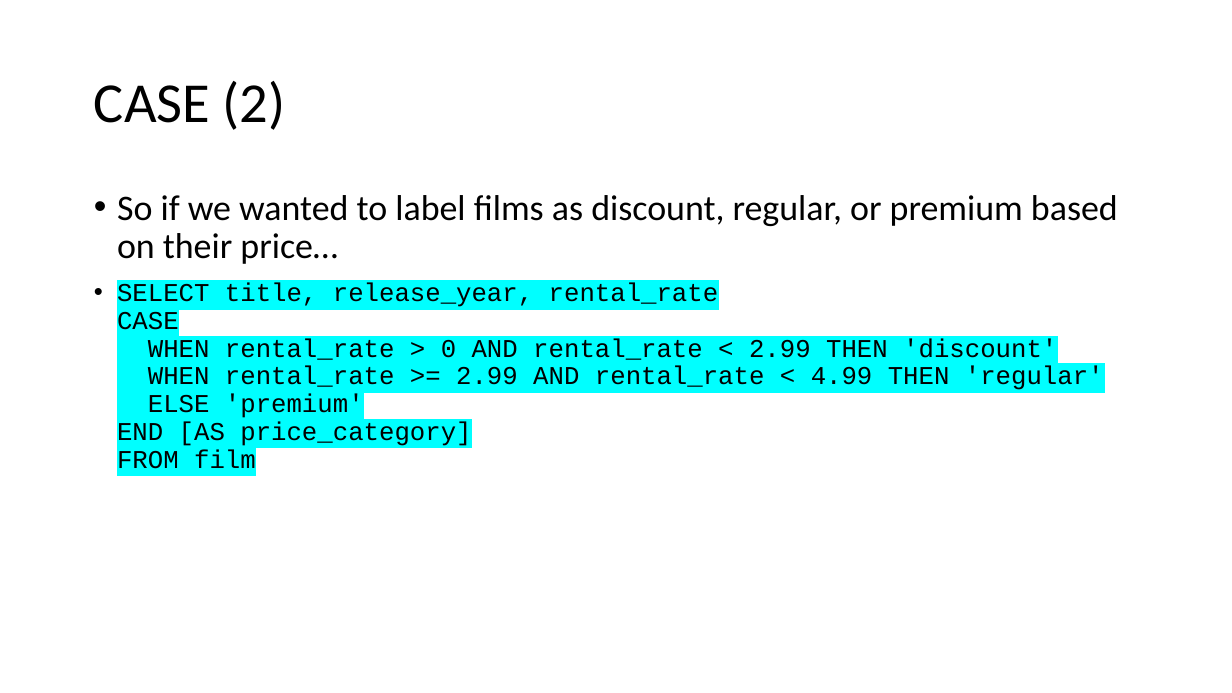
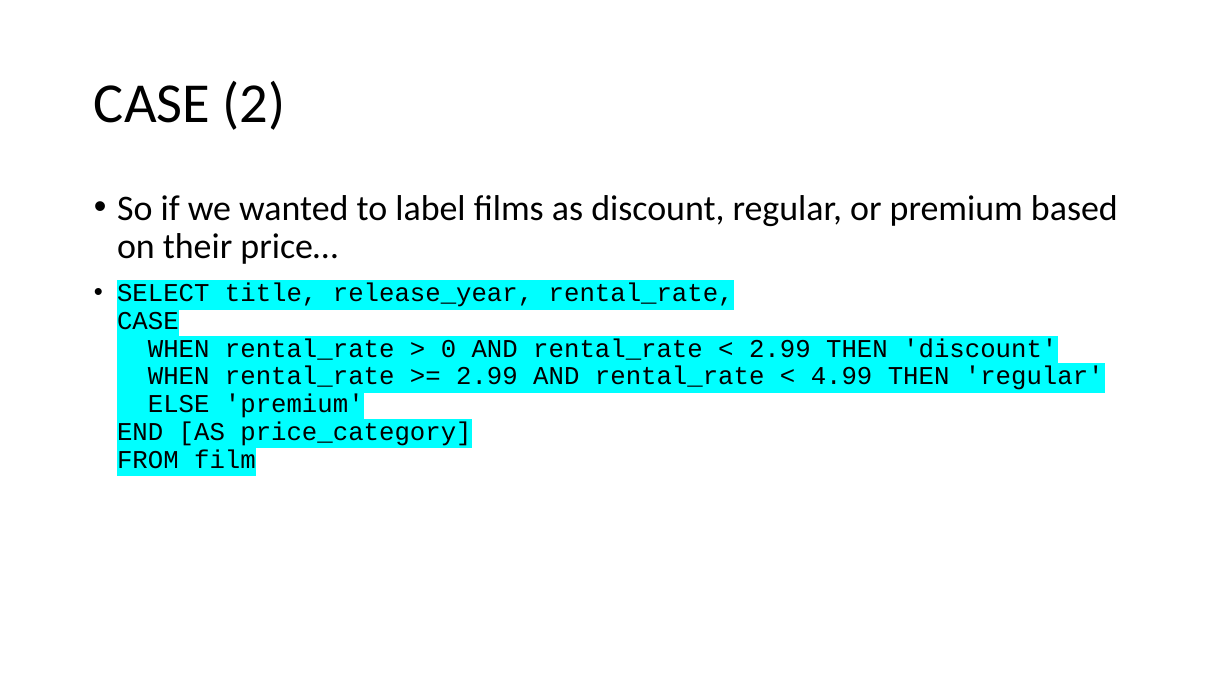
Before and after one commit to vidyasagarbhargava/AiCourse, a slide deck: slide 17 of Chapter 2. Python for Data Scientists/Module 2. SQL/2. SQL Aggregations.pptx. Drawn at 1232x693 pixels with LibreOffice and Linux fonts; fonts in the diff are those of the drawing. Boxes give left, top, right and bottom in pixels: in the first picture for what was removed or moved away, otherwise in the second. Text is boxed around its words. In the diff, an @@ line names an element or a change of style, - is before the commit and + after.

```diff
--- a/Chapter 2. Python for Data Scientists/Module 2. SQL/2. SQL Aggregations.pptx
+++ b/Chapter 2. Python for Data Scientists/Module 2. SQL/2. SQL Aggregations.pptx
@@ text at (117,282,1104,469): text changed @@
-• SELECT title, release_year, rental_rate
-  CASE
-  WHEN rental_rate > 0 AND rental_rate < 2.99 THEN 'discount'
-  WHEN rental_rate >= 2.99 AND rental_rate < 4.99 THEN 'regular'
-  ELSE 'premium'
-  END [AS price_category]
-  FROM film
+• SELECT title, release_year, rental_rate,
+  CASE
+  WHEN rental_rate > 0 AND rental_rate < 2.99 THEN 'discount'
+  WHEN rental_rate >= 2.99 AND rental_rate < 4.99 THEN 'regular'
+  ELSE 'premium'
+  END [AS price_category]
+  FROM film
```
Also in this commit, not shown: 4 other slides changed, 4 other files.
